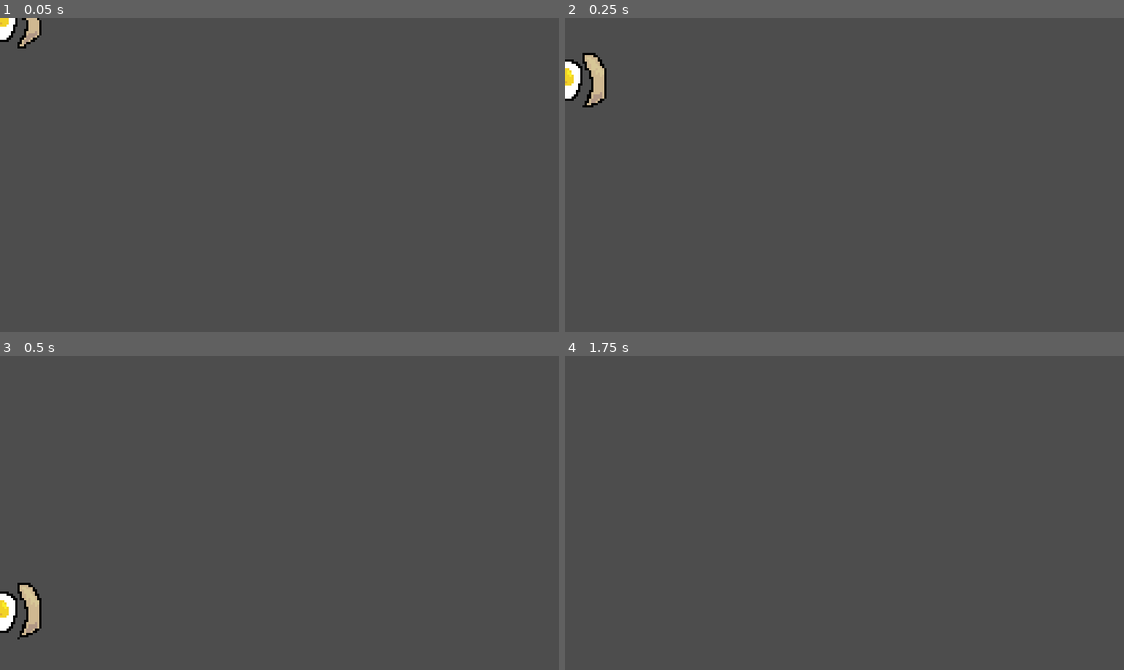
Above: before the commit, frames 1-4 (two rows, left to right).
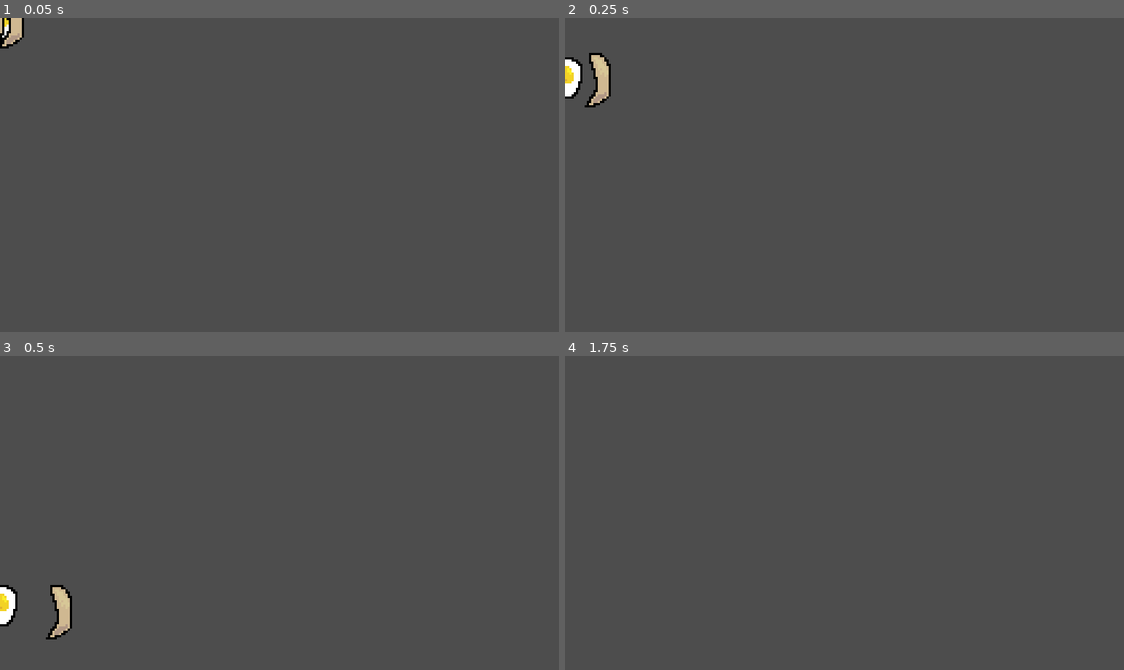
Above: after the commit, the same moments.

Repository: OliveADay/eggwatch
Game: Godot game, scene res://egg shell.tscn
The game is run twice, just before and just after one commit, with the same random seed, the same clock (stepped at 60 frames per second) and the same inputs. The project has no main scene, so this scene is started directly.
Inputs (mouse positions are in pixels of both pictures, inside the frame that each line leads up to):
- Up to frame 1 (0.05 s): no input
- Up to frame 2 (0.25 s): no input
- Up to frame 3 (0.5 s): no input
- Up to frame 4 (1.75 s): move the mouse to (967, 497) at 0.52 s; click (967, 497) at 0.67 s; tap Enter at 1.25 s; move the mouse to (732, 528) at 1.27 s; click (732, 528) at 1.42 s

The runs differ from the first frame. In frame 1, 0.6% of the frame differs, in the area x 0-8%, y 0-10%; in frame 2, 0.6%; in frame 3, 1.3%, in the area x 0-13%, y 72-91%; in frame 4, nothing differs.

Commit message:
idk bruh pretty big

Diff:
--- a/egg shell.tscn
+++ b/egg shell.tscn
@@ -5,8 +5,12 @@
 [sub_resource type="RectangleShape2D" id="RectangleShape2D_4u5ps"]
 
 [node name="EggShell" type="Node2D" unique_id=978378970]
+metadata/_edit_group_ = true
 
 [node name="shell" type="RigidBody2D" parent="." unique_id=299457585]
+collision_layer = 64
+collision_mask = 64
+linear_velocity = Vector2(-50, 0)
 
 [node name="CollisionShape2D" type="CollisionShape2D" parent="shell" unique_id=1296841336]
 shape = SubResource("RectangleShape2D_4u5ps")
@@ -19,6 +23,7 @@
 frame = 1
 
 [node name="shell_2" type="RigidBody2D" parent="." unique_id=1518277996]
+linear_velocity = Vector2(50, 0)
 
 [node name="CollisionShape2D" type="CollisionShape2D" parent="shell_2" unique_id=1871748353]
 shape = SubResource("RectangleShape2D_4u5ps")
@@ -33,6 +38,7 @@
 [node name="yoke" type="RigidBody2D" parent="." unique_id=365257224]
 collision_layer = 128
 collision_mask = 128
+linear_velocity = Vector2(0, -5)
 
 [node name="CollisionShape2D" type="CollisionShape2D" parent="yoke" unique_id=131598407]
 shape = SubResource("RectangleShape2D_4u5ps")
--- /dev/null
+++ b/hammer.gd
@@ -0,0 +1,20 @@
+extends Area2D
+
+@export var COOLDOWN_MAX = 0.5
+var cooldown_current = 0
+var released = true
+
+func _process(delta: float) -> void:
+	position = get_global_mouse_position()
+	if Input.is_mouse_button_pressed(MOUSE_BUTTON_LEFT) and cooldown_current <= 0:
+		$Sprite2D.rotation = 30
+		if has_overlapping_bodies():
+			for body in get_overlapping_bodies():
+				body.queue_free()
+		released = false
+	else:
+		if not released:
+			cooldown_current=COOLDOWN_MAX
+		$Sprite2D.rotation = 0
+		cooldown_current-=delta
+		released = true
--- /dev/null
+++ b/knife.gd
@@ -0,0 +1,13 @@
+extends RigidBody2D
+@export var SPEED = 2
+var egg:Node2D
+
+func _ready() -> void:
+	egg = get_tree().get_first_node_in_group("egg")
+
+func _process(delta: float) -> void:
+	look_at(egg.position)
+
+func _physics_process(delta: float) -> void:
+	var vec = Vector2(egg.position.x-position.x,egg.position.y-position.y)
+	move_and_collide(vec.normalized()*SPEED)
--- /dev/null
+++ b/knife.tscn
@@ -0,0 +1,20 @@
+[gd_scene format=3 uid="uid://dbne6npni58we"]
+
+[ext_resource type="Script" uid="uid://nvv01lvqikcm" path="res://knife.gd" id="1_8wt88"]
+[ext_resource type="Texture2D" uid="uid://d216k6f7becl8" path="res://missile.png" id="1_mawn3"]
+
+[sub_resource type="RectangleShape2D" id="RectangleShape2D_8wt88"]
+size = Vector2(20, 5)
+
+[node name="Knife" type="RigidBody2D" unique_id=1213006438]
+collision_layer = 3
+script = ExtResource("1_8wt88")
+
+[node name="Sprite2D" type="Sprite2D" parent="." unique_id=2120832809]
+texture_filter = 1
+scale = Vector2(-1, 1)
+texture = ExtResource("1_mawn3")
+
+[node name="CollisionShape2D" type="CollisionShape2D" parent="." unique_id=1468281849]
+position = Vector2(0, -0.5)
+shape = SubResource("RectangleShape2D_8wt88")
--- /dev/null
+++ b/knife_spawner.gd
@@ -0,0 +1,36 @@
+extends Node2D
+
+var knife_ref = preload("res://knife.tscn")
+var x_bounds_outer = [-21.0,280.0]
+var x_bounds_inner = [-14.0,271.0]
+var y_bounds_outer = [-22.0,166.0]
+var y_bounds_inner = [-14.0,158.0]
+
+@export var INTERVAL_MAX = 5
+var interval_current = 0
+
+func _process(delta: float) -> void:
+	if interval_current <= 0 :
+		var knife = knife_ref.instantiate()
+		get_tree().root.add_child(knife)
+		knife.position = generate_position()
+		interval_current = INTERVAL_MAX
+	else:
+		interval_current-=delta
+
+
+func generate_position():
+	var pos = Vector2(0,0)
+	var i = randi_range(0,3)
+	if i == 0:
+		pos.x = randf_range(x_bounds_outer[0],x_bounds_inner[0])
+		pos.y = randf_range(y_bounds_outer[0],y_bounds_outer[1])
+	elif i == 1:
+		pos.x = randf_range(x_bounds_inner[1],x_bounds_outer[1])
+		pos.y = randf_range(y_bounds_outer[0],y_bounds_outer[1])
+	elif i == 2:
+		pos.x = randf_range(x_bounds_outer[0],x_bounds_outer[1])
+		pos.y = randf_range(y_bounds_outer[0],y_bounds_inner[0])
+	else:
+		pos.x = randf_range(x_bounds_outer[0],x_bounds_outer[1])
+		pos.y = randf_range(y_bounds_inner[1],y_bounds_outer[1])
--- a/project.godot
+++ b/project.godot
@@ -20,6 +20,10 @@
 window/size/viewport_height=144
 window/stretch/mode="viewport"
 
+[global_group]
+
+egg=""
+
 [physics]
 
 3d/physics_engine="Jolt Physics"
--- a/world.tscn
+++ b/world.tscn
@@ -1,13 +1,21 @@
 [gd_scene format=3 uid="uid://bi68v4umnrs1"]
 
+[ext_resource type="Script" uid="uid://bk0ijf2fsvedc" path="res://knife_spawner.gd" id="1_036b0"]
 [ext_resource type="Texture2D" uid="uid://dr3l35lb4x8xm" path="res://egg-Sheet.png" id="1_f3sb7"]
+[ext_resource type="PackedScene" uid="uid://dbne6npni58we" path="res://knife.tscn" id="2_fj7yv"]
+[ext_resource type="Script" uid="uid://dwp72y4s8cqbk" path="res://hammer.gd" id="3_aqk2v"]
+[ext_resource type="Texture2D" uid="uid://d3cmprwdxbko8" path="res://hammer.png" id="4_036b0"]
 
 [sub_resource type="CircleShape2D" id="CircleShape2D_f3sb7"]
 radius = 7.0
 
+[sub_resource type="RectangleShape2D" id="RectangleShape2D_dwbse"]
+size = Vector2(22, 26)
+
 [node name="World" type="Node2D" unique_id=1775957039]
+script = ExtResource("1_036b0")
 
-[node name="egg" type="Area2D" parent="." unique_id=502374342]
+[node name="egg" type="Area2D" parent="." unique_id=502374342 groups=["egg"]]
 position = Vector2(124, 71)
 metadata/_edit_group_ = true
 
@@ -19,3 +27,21 @@
 
 [node name="CollisionShape2D" type="CollisionShape2D" parent="egg" unique_id=85380964]
 shape = SubResource("CircleShape2D_f3sb7")
+
+[node name="Knife" parent="." unique_id=1213006438 instance=ExtResource("2_fj7yv")]
+z_index = 1
+position = Vector2(138, -14)
+rotation = 1.5707964
+
+[node name="hammer" type="Area2D" parent="." unique_id=1579423027]
+collision_layer = 0
+collision_mask = 2
+script = ExtResource("3_aqk2v")
+
+[node name="Sprite2D" type="Sprite2D" parent="hammer" unique_id=1564674870]
+z_index = 2
+texture_filter = 1
+texture = ExtResource("4_036b0")
+
+[node name="CollisionShape2D" type="CollisionShape2D" parent="hammer" unique_id=703983377]
+shape = SubResource("RectangleShape2D_dwbse")
Not shown, added: hammer.gd.uid
Not shown, added: knife.gd.uid
Not shown, added: knife_spawner.gd.uid
